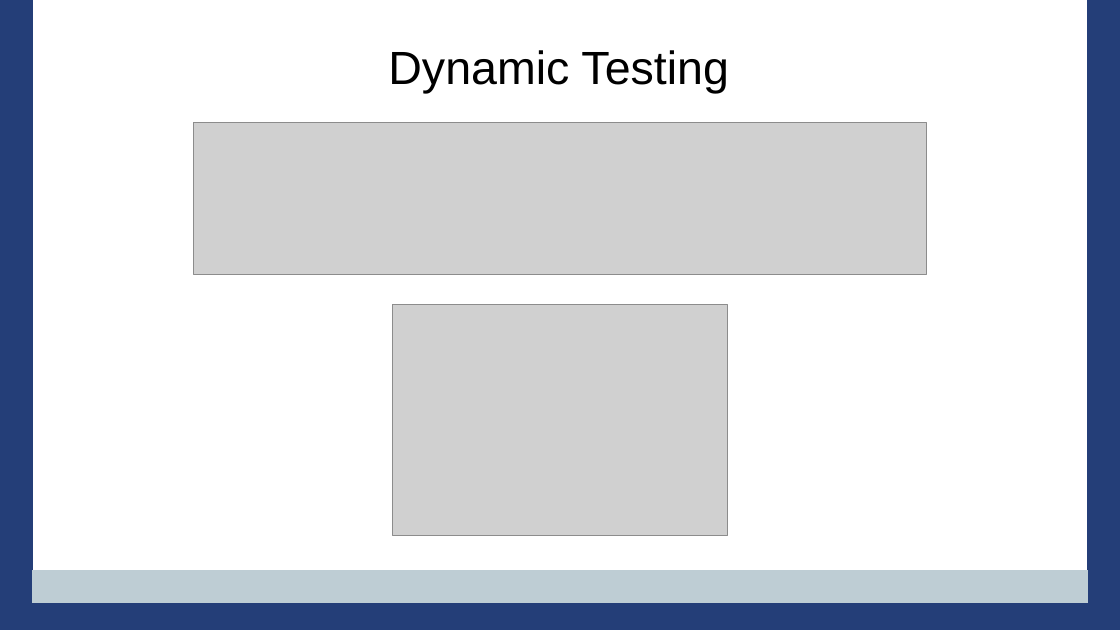
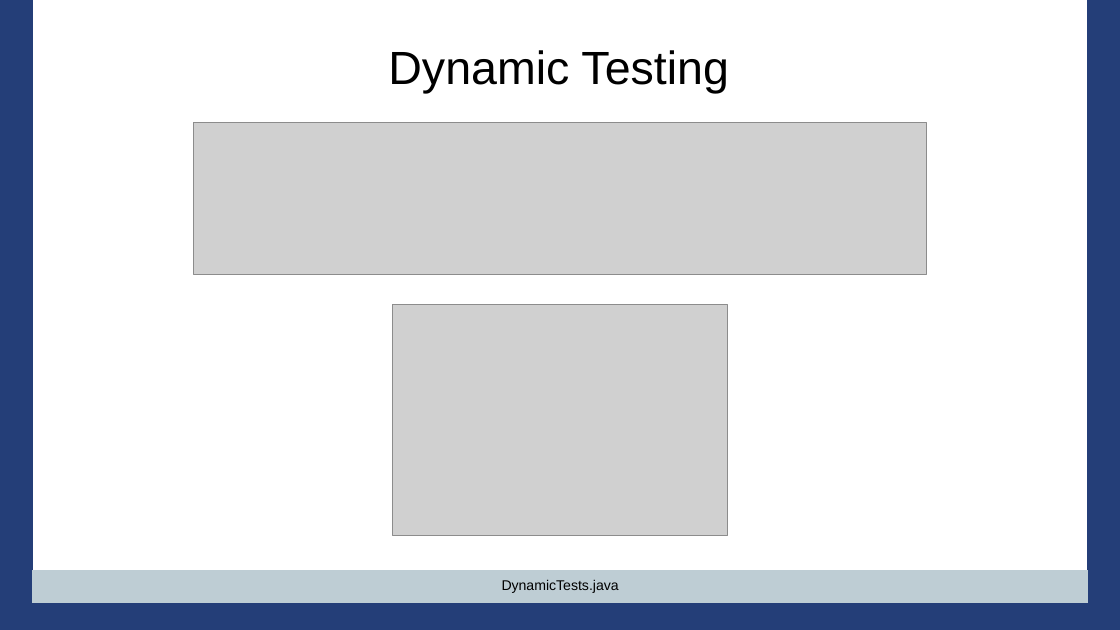
Before and after one commit to PennState/junit5-presentation, a slide deck: slide 43 of src/site/presentation/Junit5_Presentation_JavaOne_2016.odp (slide 42 before the commit). Drawn at 1120x630 pixels with LibreOffice and Linux fonts; fonts in the diff are those of the drawing; grey boxes stand for pictures; background and template pictures are left out. Boxes give left, top, right and bottom in pixels: in the first picture for what was removed or moved away, otherwise in the second. Text is boxed around its words. In the diff, an @@ line names an element or a change of style, - is before the commit and + after.

```diff
--- a/src/site/presentation/Junit5_Presentation_JavaOne_2016.odp
+++ b/src/site/presentation/Junit5_Presentation_JavaOne_2016.odp
@@ title added at bbox=[502, 579, 619, 593], 10 pt, text #000000 @@
+DynamicTests.java
```
Also in this commit, not shown: 19 other slides changed, 1 slide added, 1 slide removed, 2 other files.
